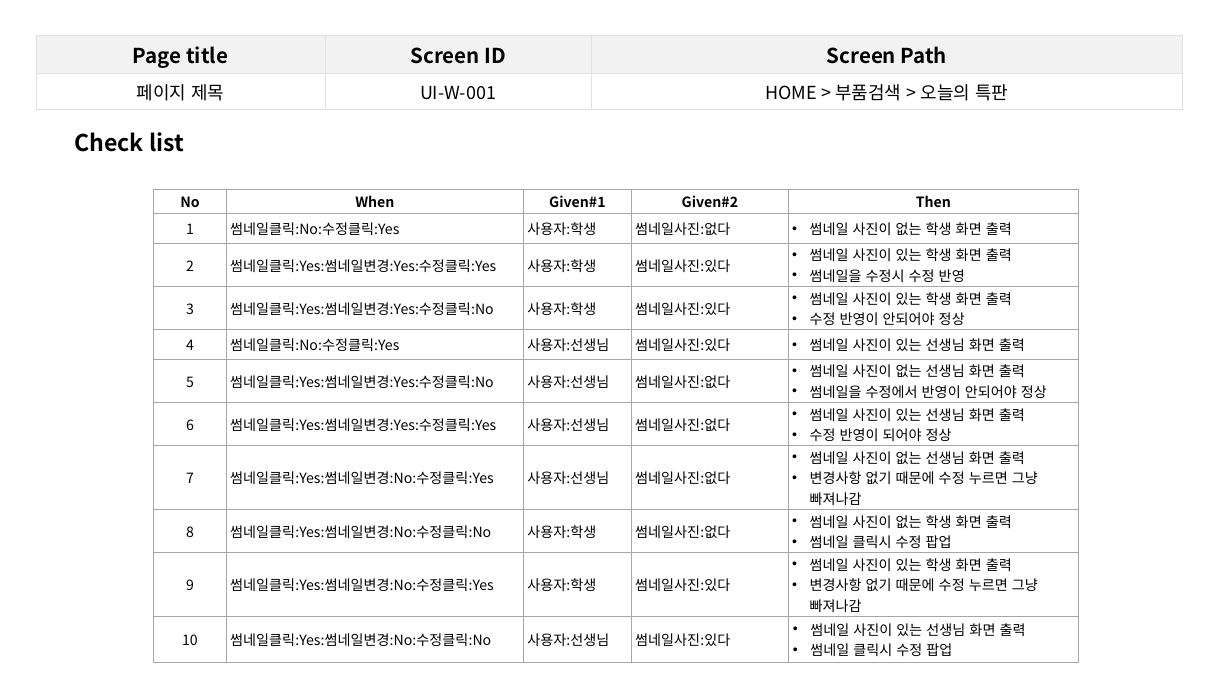
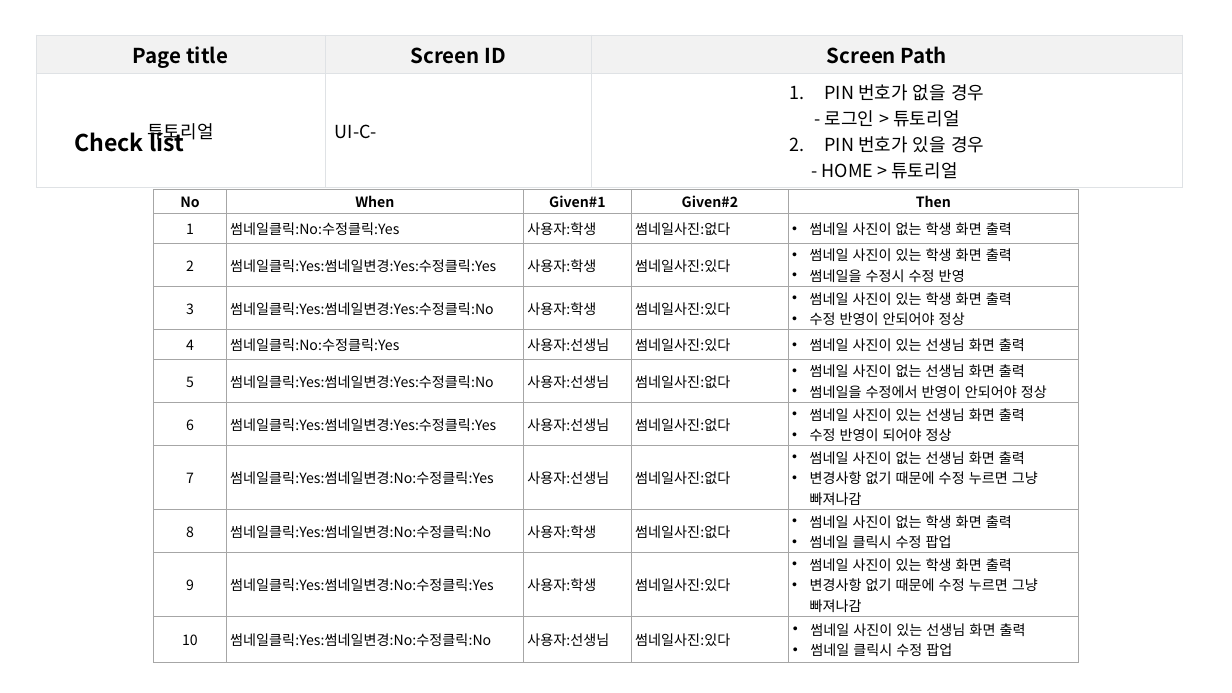
Before and after one commit to jes5918/dinory, a slide deck: slide 25 of 산출물/화면 정의서.pptx (slide 14 before the commit). Drawn at 1232x693 pixels with LibreOffice and Linux fonts; fonts in the diff are those of the drawing. Boxes give left, top, right and bottom in pixels: in the first picture for what was removed or moved away, otherwise in the second. Text is boxed around its words. In the diff, an @@ line names an element or a change of style, - is before the commit and + after.

```diff
--- a/산출물/화면 정의서.pptx
+++ b/산출물/화면 정의서.pptx
@@ table at box(36, 35, 1182, 183) @@
-row 2: 페이지 제목 | UI-W-001 | HOME > 부품검색 > 오늘의 특판
+row 2: 튜토리얼 | UI-C- | PIN 번호가 없을 경우 / - 로그인 > 튜토리얼 / PIN 번호가 있을 경우 / - HOME > 튜토리얼
```
Also in this commit, not shown: 4 other slides changed, 11 slides added, 5 other files.
